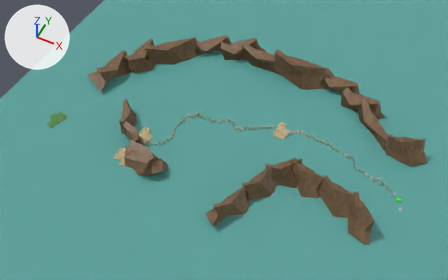
The glTF model public/world.glb, before and after one commit.
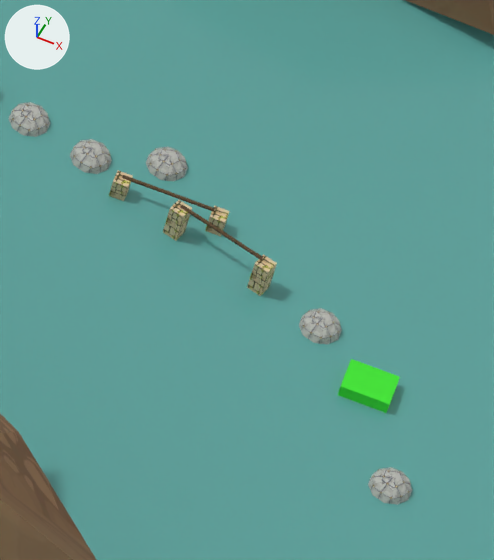
The first picture shows the older version from a 50 mm camera at (712.0, -950.0, 1291.0) aimed at (184.0, 106.0, -30.0). The close-ups show both versions on the part from 81% to 92% of the width and 58% to 77% of the height of that picture; other places that the commit changed are outside them. Arrows for +X, +Y and +Z are at upper left; the lights stay in place. Where no turn or scale is listed for an object, it has been applied to the vertices.

Names of what the first close-up shows: 'Cube.044', 'Cube.046', 'Cube.048', 'Cube.076', 'Cube.088', 'Icosphère.007', 'Icosphère.008', 'Icosphère.009', 'Icosphère.010', 'Icosphère.011', 'Jumper'.
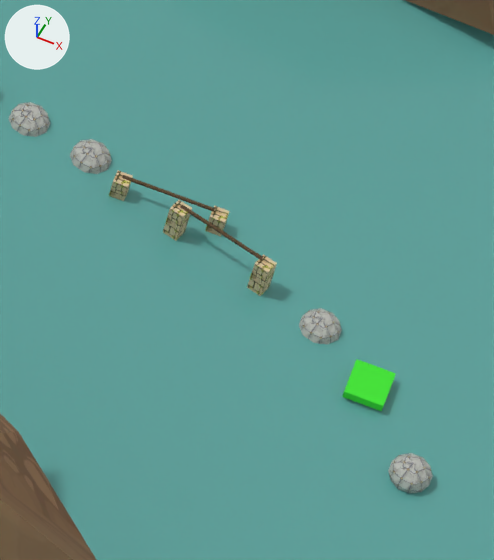
The change in detail:
Material 'Matériau.071' (mat_matériau_071) is new.
Its texture is img_terre.
Its roughness is 1.0.
me_icosphère_010 has 42 vertices, 80 faces and spans x -5.09..5.09, y -5.27..5.27, z -4.3..4.3.
me_icosphère_010 no longer uses material mat_matériau_061 (picture img_mur).
me_icosphère_010 now uses material mat_matériau_071 (picture img_terre).
Object 'Icosphère.009' (ob_icosphère_009) moves from (621.9, 146.2, -4.3) to (-379.9, -31.9, -1.4).
Object 'Icosphère.009' (ob_icosphère_009) turns from (0, 0, 0) to (74, -2.1, -22) degrees about x, y and z.
Object 'Icosphère.009' (ob_icosphère_009) is rescaled from (1.0, 1.0, 1.0) to (0.0512, 0.0883, 0.107).
Object 'Jumper' (ob_jumper) moves from (687.4, 99.8, -2.4) to (687.4, 99.8, -2.0).
Object 'Jumper' (ob_jumper) is rescaled from (0.77, 1.14, 1.0) to (0.62, 1.35, 0.6).
Object 'Icosphère.011' (ob_icosphère_011) moves from (700.6, 73.7, -4.3) to (703.9, 78.4, -2.2).

Pixel boxes [x1, y1, x2, y2] of what changed, in the close-ups (494 x 560 px):
'Icosphère.011', moved: before [368, 467, 412, 505]; after [388, 453, 433, 493]
'Jumper', moved, rescaled (13% narrower): before [338, 359, 400, 413]; after [342, 359, 396, 411]
'Icosphère.009', surface changed, recoloured, moved, turned, rescaled (not visible afterwards): before [146, 147, 188, 181]
